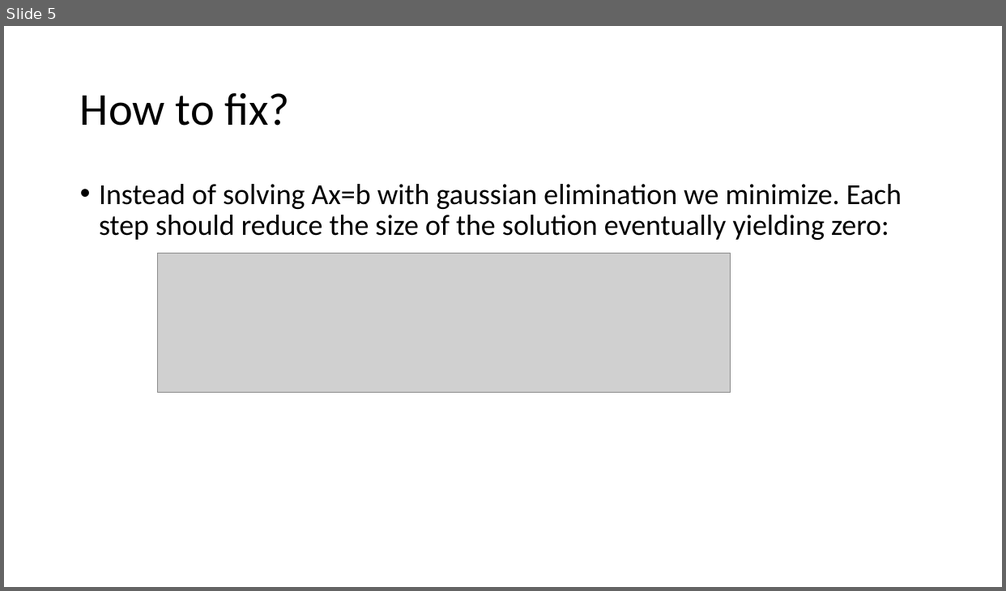
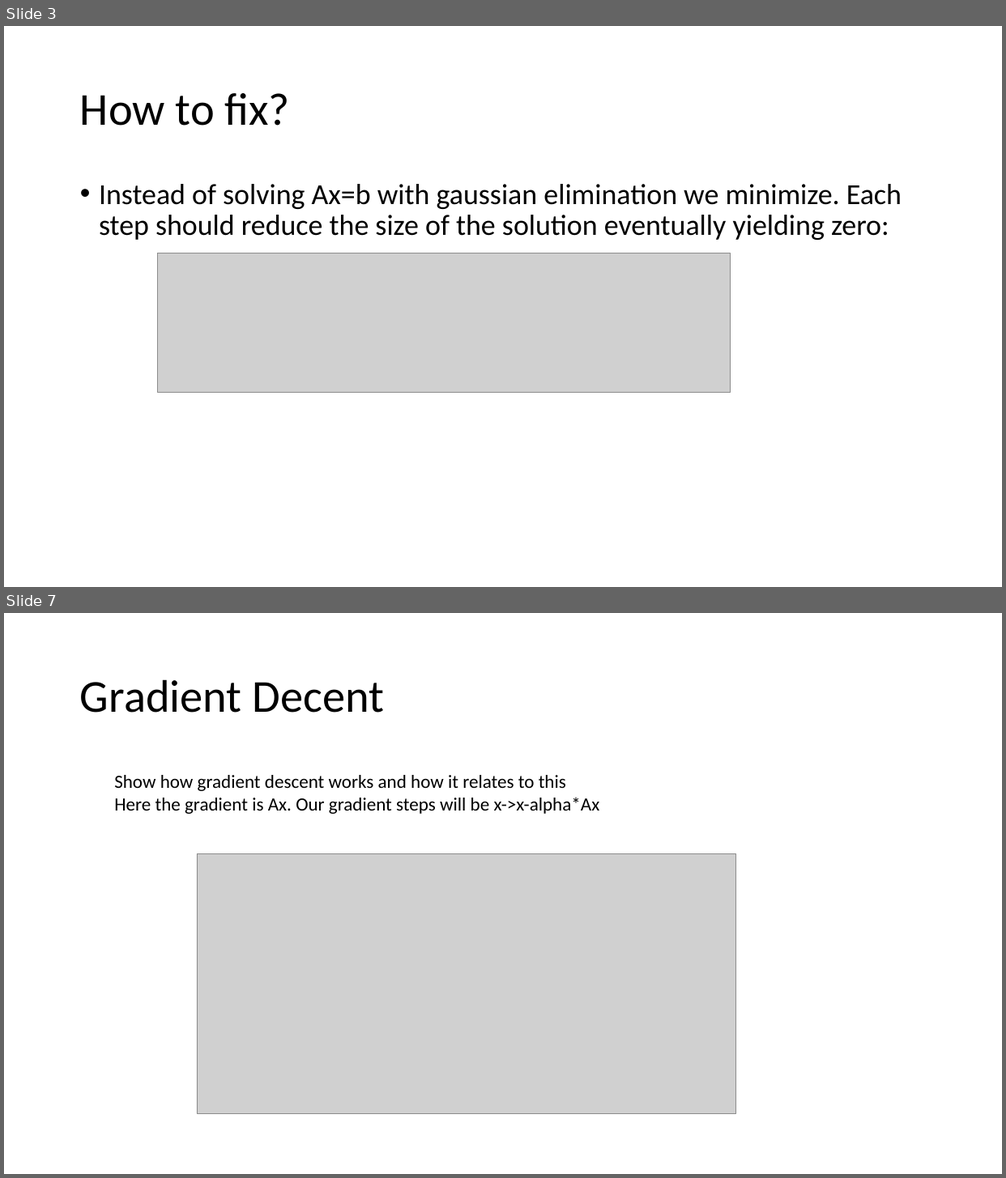
Before and after one commit to grantcurell/science, a slide deck: Linear Algebra/Quadratic Form Minimization.pptx. Shown one above the other, each under a label of ours: slide 5 before the commit, slides 3 and 7 after it; the slides between them are not shown. The pictures are 1006x591 and 1006x1178 pixels, drawn with LibreOffice and Linux fonts; fonts in the diff are those of the drawing; grey boxes stand for pictures. Boxes give left, top, right and bottom in pixels: in the first picture for what was removed or moved away, otherwise in the second. Text is boxed around its words. In the diff, an @@ line names an element or a change of style, - is before the commit and + after.

```diff
--- a/Linear Algebra/Quadratic Form Minimization.pptx
+++ b/Linear Algebra/Quadratic Form Minimization.pptx
@@ slide 7 added at (4, 613, 1002, 1174), background #FFFFFF @@
@@ title added at (80, 679, 385, 713), 44 pt, text #000000 @@
+Gradient Decent
@@ text added at (114, 775, 600, 814), 18 pt, text #000000 @@
+Show how gradient descent works and how it relates to this
+Here the gradient is Ax. Our gradient steps will be x->x-alpha*Ax
@@ picture added at (197, 854, 736, 1114) @@
@@ what was slide 5 is now slide 3 @@
```
Also in this commit, not shown: 3 slides changed, 3 other slides added, 1 slide removed.
